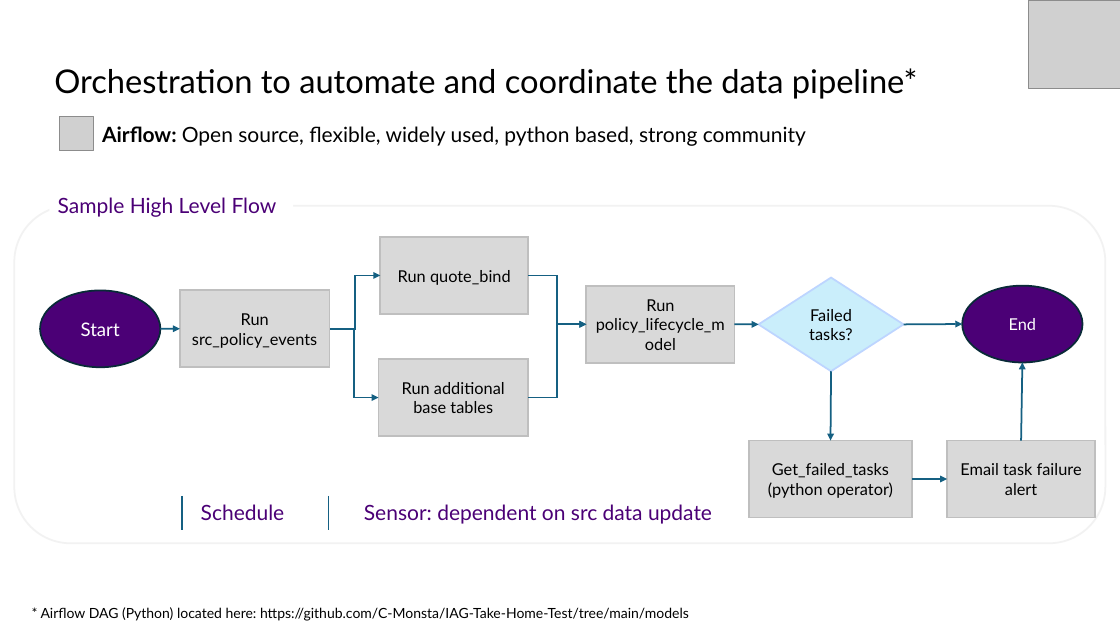
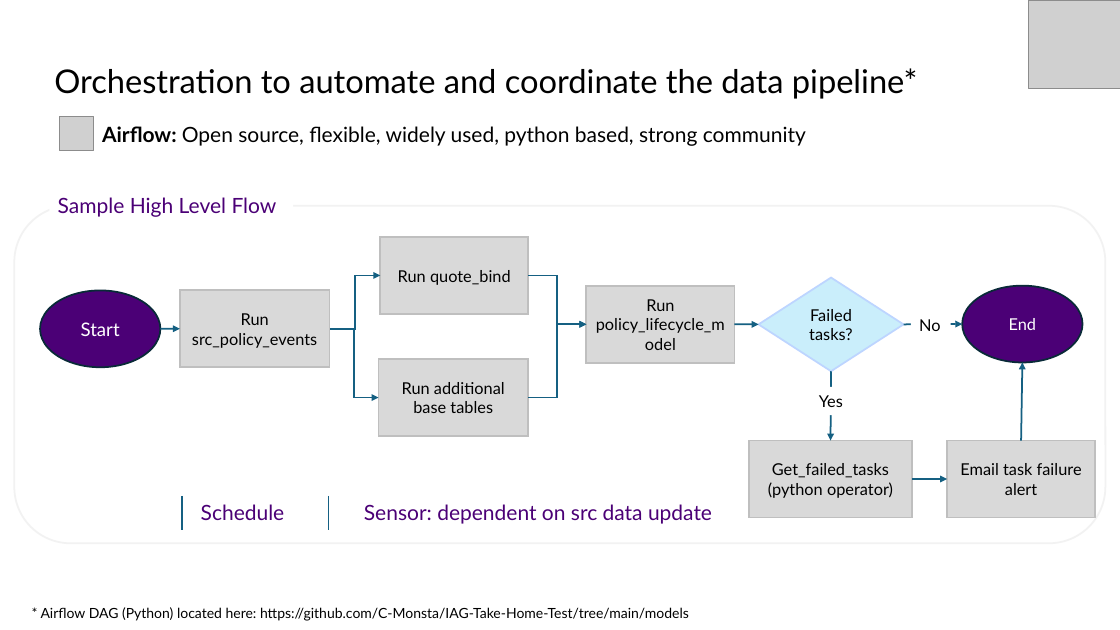
Before and after one commit to C-Monsta/IAG-Take-Home-Test, a slide deck: slide 9 of IAG Take Home Exercise.pptx. Drawn at 1120x630 pixels with LibreOffice and Linux fonts; fonts in the diff are those of the drawing; grey boxes stand for pictures. Boxes give left, top, right and bottom in pixels: in the first picture for what was removed or moved away, otherwise in the second. Text is boxed around its words. In the diff, an @@ line names an element or a change of style, - is before the commit and + after.

Commit message:
Add dbt SQL models and project files

```diff
--- a/IAG Take Home Exercise.pptx
+++ b/IAG Take Home Exercise.pptx
@@ text added at bbox=[919, 319, 940, 331], 14 pt, text #000000 @@
+No
@@ text added at bbox=[819, 395, 843, 407], 14 pt, text #000000 @@
+Yes
```
